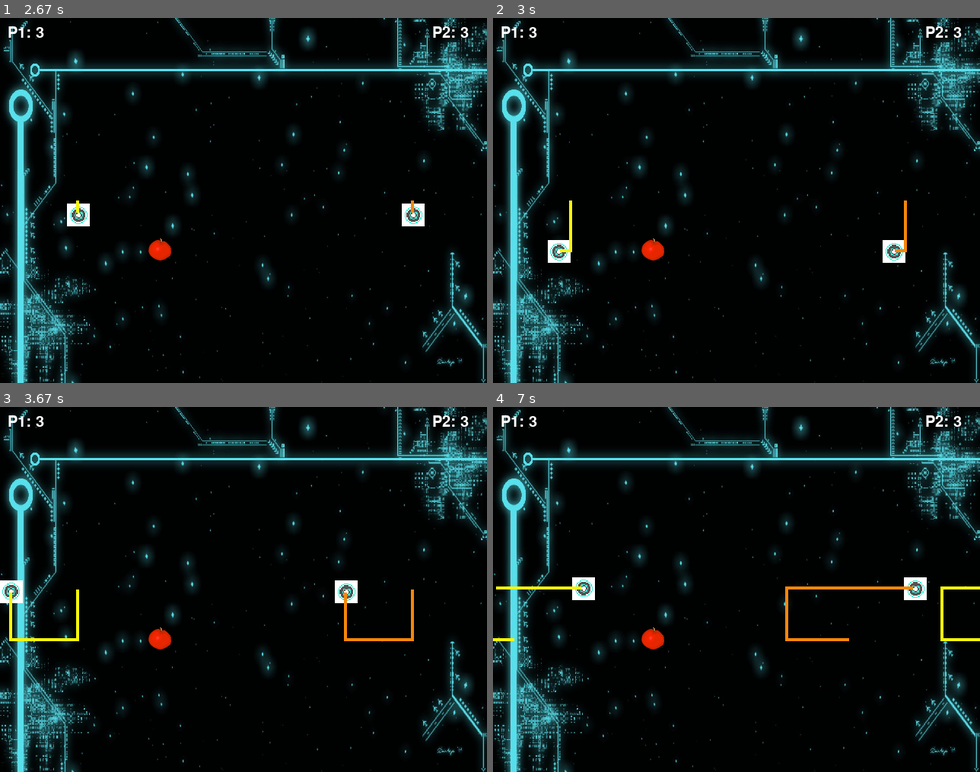
Above: before the commit, frames 1-4 (two rows, left to right).
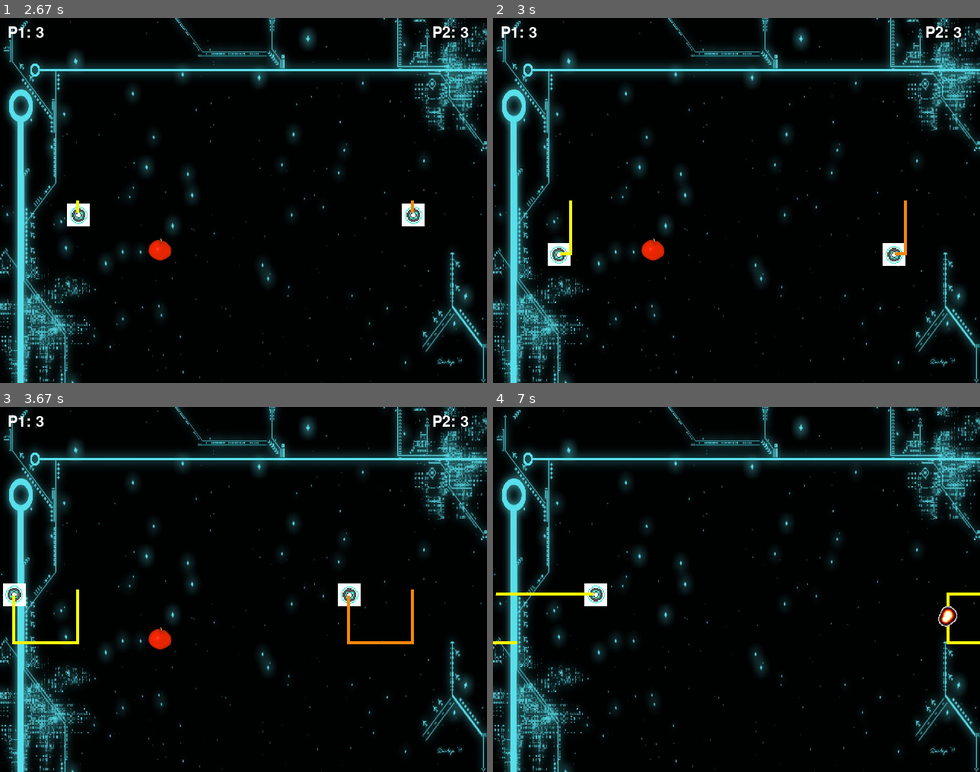
Above: after the commit, the same moments.

Repository: cruzas/tron_kart
Game: pygame game, started from main/trongrid.py
The game is run twice, just before and just after one commit, with the same random seed, the same clock (stepped at 60 frames per second) and the same inputs.
Inputs:
- Up to frame 1 (2.67 s): hold Right 0.33-0.8 s; hold Up 0.83-1.13 s; hold W 0.83-1.13 s; hold Right 1.17-1.63 s; hold D 1.17-1.63 s; tap C at 2.23 s; hold Down from 2.57 s (still down); hold S from 2.57 s (still down)
- Up to frame 2 (3 s): release Down at 2.87 s; release S at 2.87 s; hold Left from 2.9 s (still down); hold A from 2.9 s (still down)
- Up to frame 3 (3.67 s): release Left at 3.3 s; release A at 3.3 s; hold Up from 3.33 s (still down); hold W from 3.33 s (still down)
- Up to frame 4 (7 s): release Up at 3.7 s; release W at 3.7 s; hold Right 3.73-4.37 s; hold D 3.73-4.37 s; hold Down 4.4-4.77 s; hold S 4.4-4.77 s; hold Left 4.8-5.27 s; hold A 4.8-5.27 s; hold Right 5.3-5.77 s; hold D 5.3-5.77 s; hold Up 5.8-6.1 s; hold W 5.8-6.1 s; hold Right 6.13-6.6 s; hold D 6.13-6.6 s; hold Left from 6.63 s (still down); hold A from 6.63 s (still down)

Frame 1 is identical in both runs. In frame 2, 0.4% of the frame differs, in the area x 11-85%, y 60-68%; in frame 3, 1.2%; in frame 4, 2.4%, in the area x 0-100%, y 2-67%.

Commit message:
adding useless stuff

Diff:
--- /dev/null
+++ b/main/images/get_images/opengameart.txt
@@ -0,0 +1 @@
+http://opengameart.org/latest
--- /dev/null
+++ b/main/tkinter/pygame_in_tkinter.py
@@ -0,0 +1,41 @@
+import tkinter as tk
+import os
+
+w, h = 500, 200
+
+# Add a couple widgets. We're going to put pygame in `embed`.
+root = tk.Tk()
+embed = tk.Frame(root, width=w, height=h)
+embed.pack()
+text = tk.Button(root, text='Blah.')
+text.pack()
+
+# Tell pygame's SDL window which window ID to use
+os.environ['SDL_WINDOWID'] = str(embed.winfo_id())
+
+# The wxPython wiki says you might need the following line on Windows
+# (http://wiki.wxpython.org/IntegratingPyGame).
+#os.environ['SDL_VIDEODRIVER'] = 'windib'
+
+# Show the window so it's assigned an ID.
+root.update()
+
+# Usual pygame initialization
+import pygame as pg
+pg.display.init()
+screen = pg.display.set_mode((w,h))
+
+
+pos = 0
+
+while 1:
+    # Do some pygame stuff
+    screen.fill(pg.Color(0,0,0))
+    pos = (pos + 1) % screen.get_width()
+    pg.draw.circle(screen, pg.Color(255,255,255), (pos,100), 30)
+
+    # Update the pygame display
+    pg.display.flip()
+
+    # Update the Tk display
+    root.update()
--- a/main/trongrid.py
+++ b/main/trongrid.py
@@ -61,7 +61,7 @@
         for status in self.explosion:
             self.surface.blit(status, (self.x, self.y))
             pygame.display.update()
-            pygame.time.wait(2)
+            pygame.time.wait(5)
 
 
     def set_direction(self, direction):
@@ -72,7 +72,6 @@
         self.x_speed = speed[0]
         self.y_speed = speed[1]
     #
-
 
     def collides(self, rect):
         if self.rect.colliderect(rect):
Binary file added: main/images/explosion/explosions.png
Not shown, added: main/sounds/car_accelerating.mp3
Not shown, added: main/sounds/car_braking.mp3
Not shown, added: main/sounds/hello2.mp3
